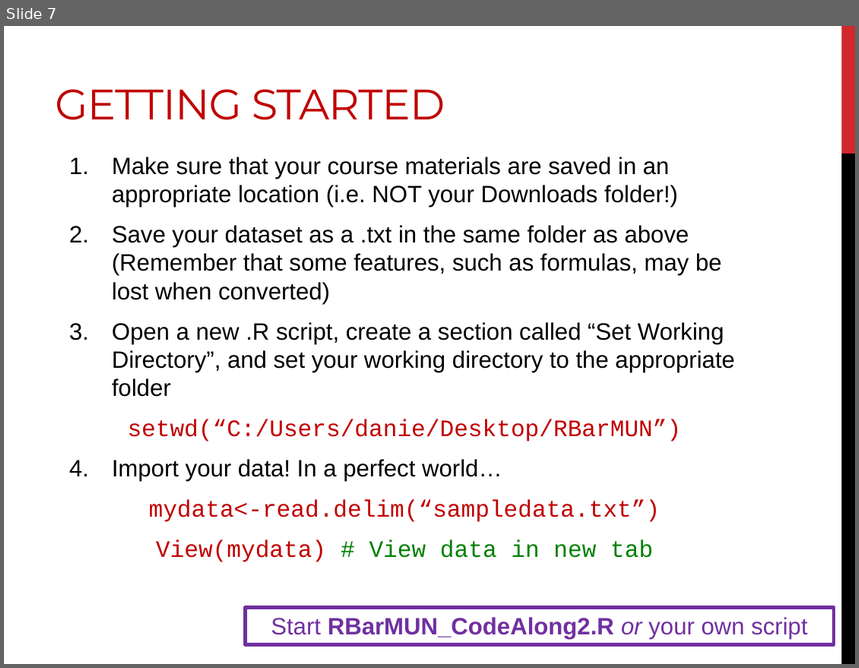
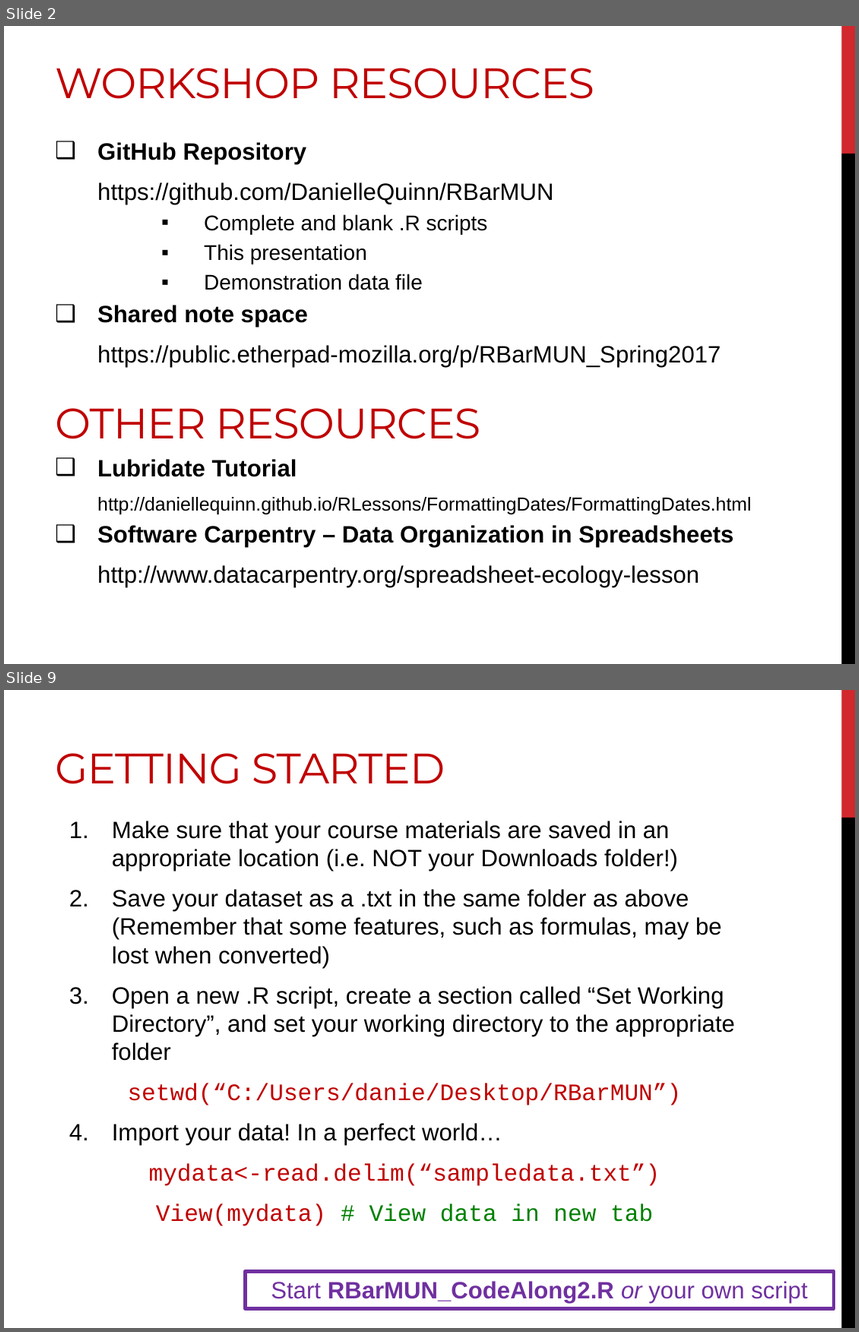
Before and after one commit to DanielleQuinn/RBarMUN, a slide deck: IntroWorkshop/RBar_IntroII.pptx. Shown one above the other, each under a label of ours: slide 7 before the commit, slides 2 and 9 after it; the slides between them are not shown. The pictures are 859x668 and 859x1332 pixels, drawn with LibreOffice and Linux fonts; fonts in the diff are those of the drawing. Boxes give left, top, right and bottom in pixels: in the first picture for what was removed or moved away, otherwise in the second. Text is boxed around its words. In the diff, an @@ line names an element or a change of style, - is before the commit and + after.

```diff
--- a/IntroWorkshop/RBar_IntroII.pptx
+++ b/IntroWorkshop/RBar_IntroII.pptx
@@ slide 2 added at <box>4,26,855,664</box>, background #FFFFFF; not listed: 2 template elements that a slide beside it also shows @@
@@ title added at <box>55,68,595,99</box>, 36 pt, text #C00000 @@
+WORKSHOP RESOURCES
@@ text added at <box>97,142,751,588</box>, 20 pt, text #000000 @@
+❑ GitHub Repository
+  https://github.com/DanielleQuinn/RBarMUN
+    ▪ Complete and blank .R scripts
+    ▪ This presentation
+    ▪ Demonstration data file
+❑ Shared note space
+  https://public.etherpad-mozilla.org/p/RBarMUN_Spring2017
+❑ Lubridate Tutorial
+  http://daniellequinn.github.io/RLessons/FormattingDates/FormattingDates.html
+❑ Software Carpentry – Data Organization in Spreadsheets
+  http://www.datacarpentry.org/spreadsheet-ecology-lesson
@@ text added at <box>55,408,481,439</box>, 36 pt, text #C00000 @@
+OTHER RESOURCES
@@ what was slide 7 is now slide 9 @@
```
Also in this commit, not shown: 2 slides changed, 5 other slides added, 4 slides removed.
